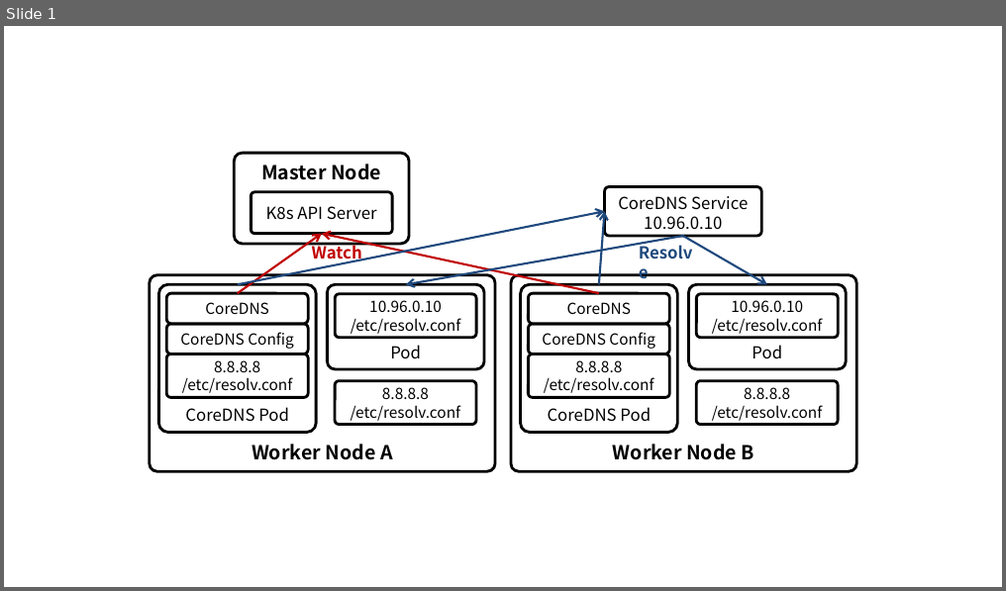
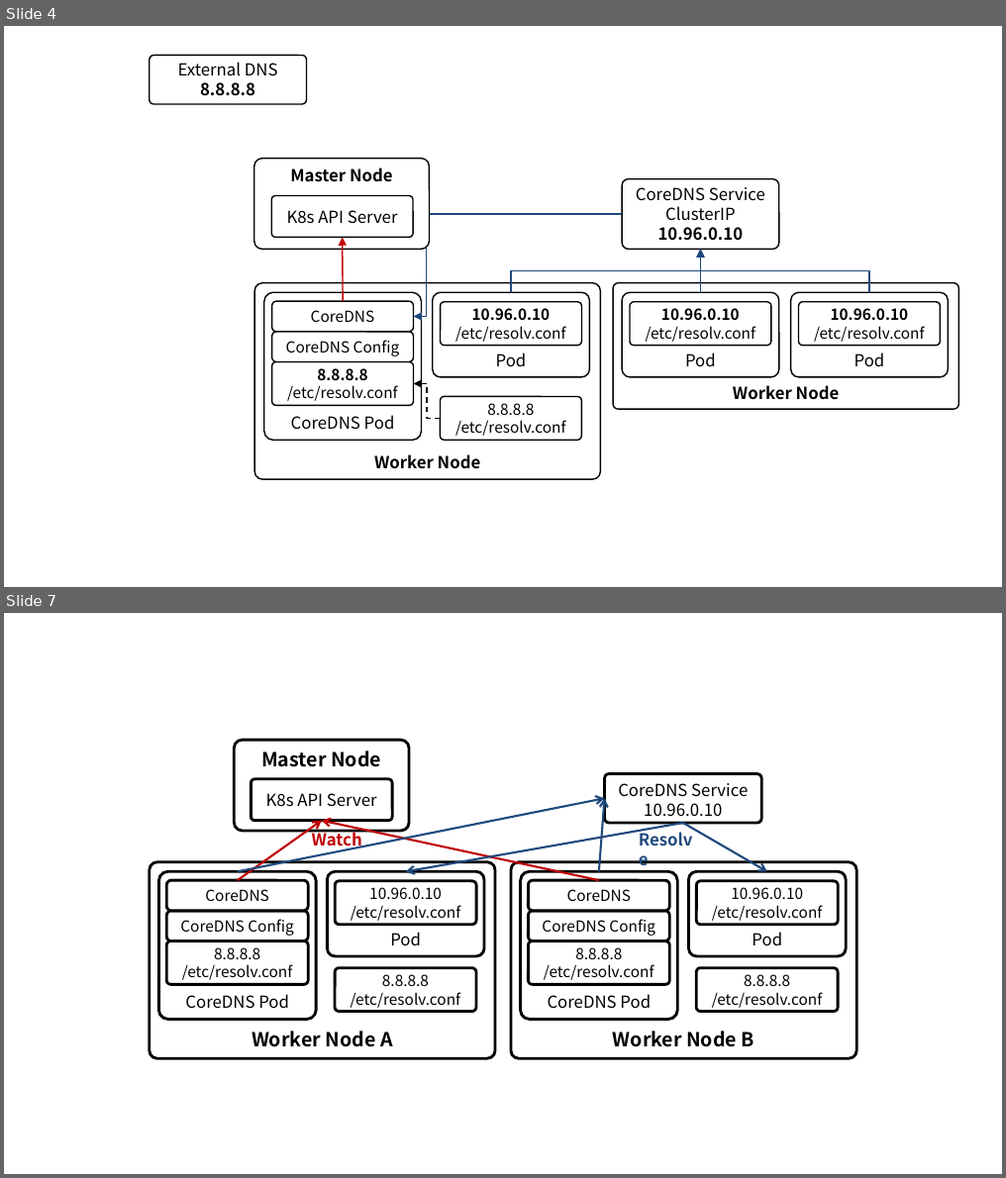
Before and after one commit to ssup2/blog-software, a slide deck: content/docs/theory-analysis/kubernetes-coredns/images/images.pptx. Shown one above the other, each under a label of ours: slide 1 before the commit, slides 4 and 7 after it; the slides between them are not shown. The pictures are 1006x591 and 1006x1178 pixels, drawn with LibreOffice and Linux fonts; fonts in the diff are those of the drawing. Boxes give left, top, right and bottom in pixels: in the first picture for what was removed or moved away, otherwise in the second. Text is boxed around its words. In the diff, an @@ line names an element or a change of style, - is before the commit and + after.

```diff
--- a/content/docs/theory-analysis/kubernetes-coredns/images/images.pptx
+++ b/content/docs/theory-analysis/kubernetes-coredns/images/images.pptx
@@ slide 4 added at (x1=4, y1=26, x2=1002, y2=587), background #FFFFFF @@
@@ rounded rectangle added at (x1=150, y1=55, x2=306, y2=104), fill #FFFFFF, outline #000000 1 pt, 12 pt, text #000000 @@
+External DNS
+8.8.8.8
@@ rounded rectangle added at (x1=254, y1=159, x2=429, y2=250), fill #FFFFFF, outline #000000 1 pt, 12 pt, text #000000, bold @@
+Master Node
@@ rounded rectangle added at (x1=271, y1=195, x2=413, y2=238), fill #FFFFFF, outline #000000 1 pt, 12 pt, text #000000 @@
+K8s API Server
@@ rounded rectangle added at (x1=622, y1=178, x2=778, y2=249), fill #FFFFFF, outline #000000 1 pt, 12 pt, text #000000 @@
+CoreDNS Service
+ClusterIP
+10.96.0.10
@@ elbow arrow added from (622, 215) to (413, 316), #1F497D 1 pt @@
@@ arrow added from (343, 301) to (343, 238), #C00000 1 pt @@
@@ elbow arrow added from (511, 292) to (701, 250), #1F497D 1 pt @@
@@ elbow arrow added from (869, 292) to (701, 250), #1F497D 1 pt @@
@@ arrow added from (701, 292) to (701, 250), #1F497D 1 pt @@
@@ rounded rectangle added at (x1=254, y1=283, x2=600, y2=480), fill #FFFFFF, outline #000000 1 pt, 12 pt, text #000000, bold @@
+Worker Node
@@ rounded rectangle added at (x1=264, y1=292, x2=421, y2=440), fill #FFFFFF, outline #000000 1 pt, 12 pt, text #000000 @@
+CoreDNS Pod
@@ rounded rectangle added at (x1=432, y1=292, x2=589, y2=377), fill #FFFFFF, outline #000000 1 pt, 12 pt, text #000000 @@
+Pod
@@ rounded rectangle added at (x1=613, y1=283, x2=958, y2=409), fill #FFFFFF, outline #000000 1 pt, 12 pt, text #000000, bold @@
+Worker Node
@@ rounded rectangle added at (x1=622, y1=292, x2=778, y2=377), fill #FFFFFF, outline #000000 1 pt, 12 pt, text #000000 @@
+Pod
@@ rounded rectangle added at (x1=790, y1=292, x2=947, y2=377), fill #FFFFFF, outline #000000 1 pt, 12 pt, text #000000 @@
+Pod
@@ rounded rectangle added at (x1=272, y1=301, x2=414, y2=331), fill #FFFFFF, outline #000000 1 pt, 11 pt, text #000000 @@
+CoreDNS
@@ rounded rectangle added at (x1=440, y1=302, x2=582, y2=347), fill #FFFFFF, outline #000000 1 pt, 11 pt, text #000000 @@
+10.96.0.10
+/etc/resolv.conf
@@ rounded rectangle added at (x1=630, y1=302, x2=771, y2=347), fill #FFFFFF, outline #000000 1 pt, 11 pt, text #000000 @@
+10.96.0.10
+/etc/resolv.conf
@@ rounded rectangle added at (x1=798, y1=302, x2=941, y2=347), fill #FFFFFF, outline #000000 1 pt, 11 pt, text #000000 @@
+10.96.0.10
+/etc/resolv.conf
@@ rounded rectangle added at (x1=272, y1=331, x2=414, y2=362), fill #FFFFFF, outline #000000 1 pt, 11 pt, text #000000 @@
+CoreDNS Config
@@ rounded rectangle added at (x1=272, y1=363, x2=414, y2=406), fill #FFFFFF, outline #000000 1 pt, 11 pt, text #000000 @@
+8.8.8.8
+/etc/resolv.conf
@@ elbow arrow added from (440, 418) to (413, 384), #000000 1 pt dashed @@
@@ rounded rectangle added at (x1=440, y1=396, x2=582, y2=440), fill #FFFFFF, outline #000000 1 pt, 11 pt, text #000000 @@
+8.8.8.8
+/etc/resolv.conf
@@ what was slide 1 is now slide 7 @@
```
Also in this commit, not shown: 5 other slides added, 2 other files.
